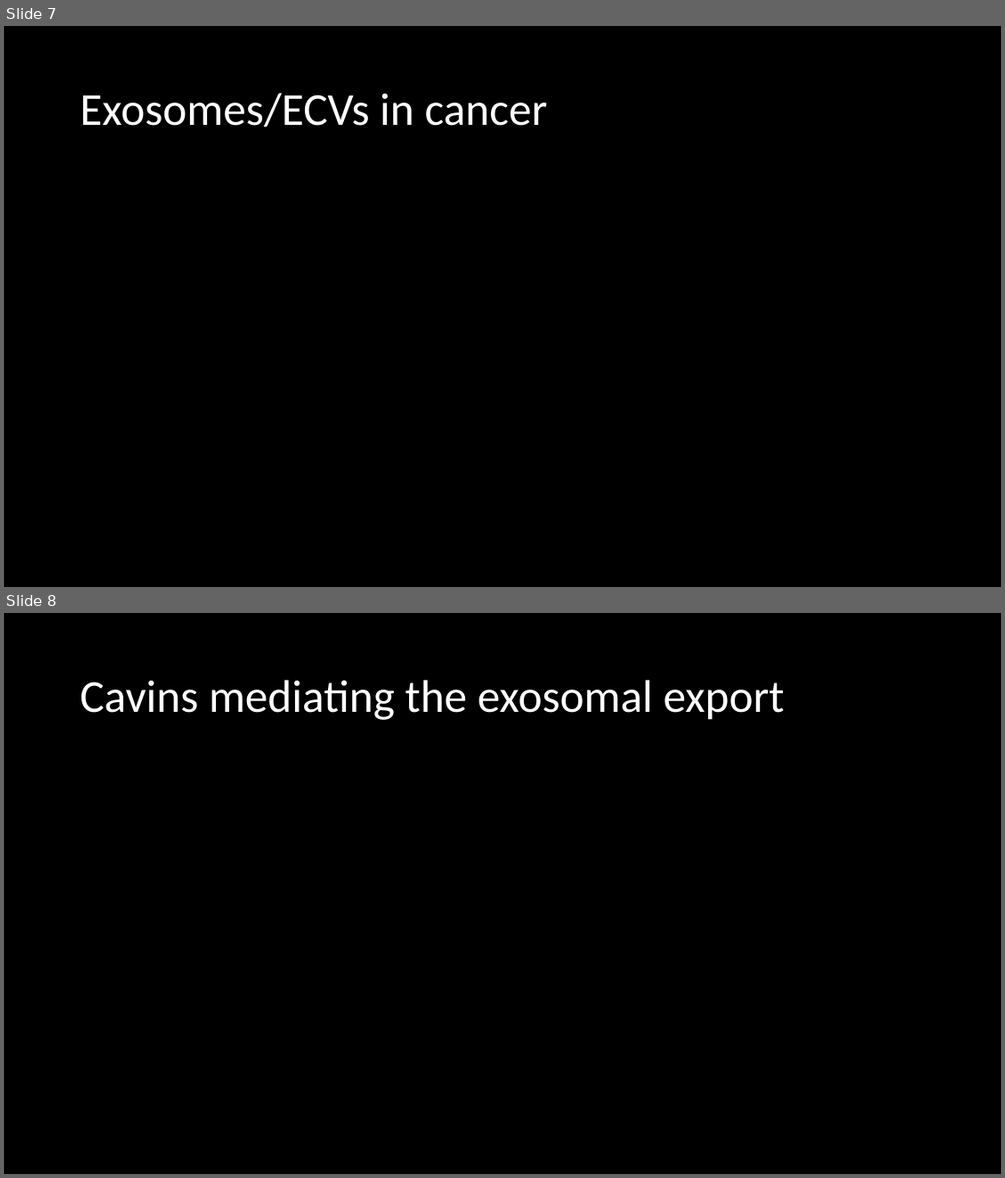
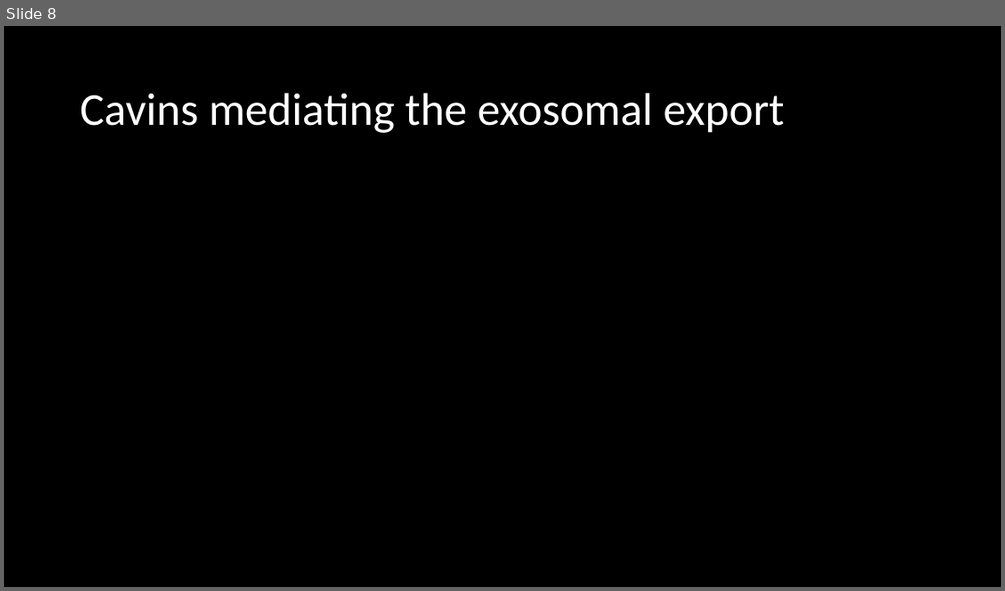
Before and after one commit to HarleyRobinson/Honours2, a slide deck: BackgroundInfo/Template for my presentation.pptx. Shown one above the other, each under a label of ours: slides 7 and 8 before the commit, slide 8 after it. The pictures are 1005x1178 and 1005x591 pixels, drawn with LibreOffice and Linux fonts; fonts in the diff are those of the drawing. Boxes give left, top, right and bottom in pixels: in the first picture for what was removed or moved away, otherwise in the second. Text is boxed around its words. In the diff, an @@ line names an element or a change of style, - is before the commit and + after.

```diff
--- a/BackgroundInfo/Template for my presentation.pptx
+++ b/BackgroundInfo/Template for my presentation.pptx
@@ slide 7 removed at bbox=[4, 26, 1001, 587], background #000000 @@
@@ title removed at bbox=[80, 93, 548, 127] @@
-Exosomes/ECVs in cancer
```
Also in this commit, not shown: 4 slides changed, 1 slide added, 1 other file.
